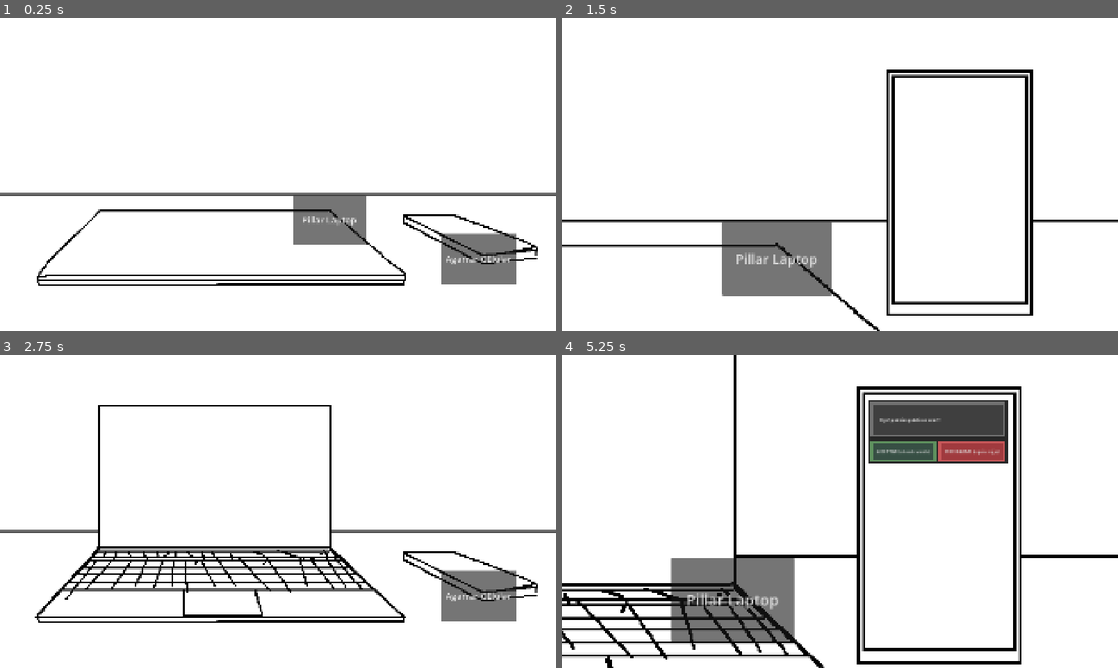
Above: before the commit, frames 1-4 (two rows, left to right).
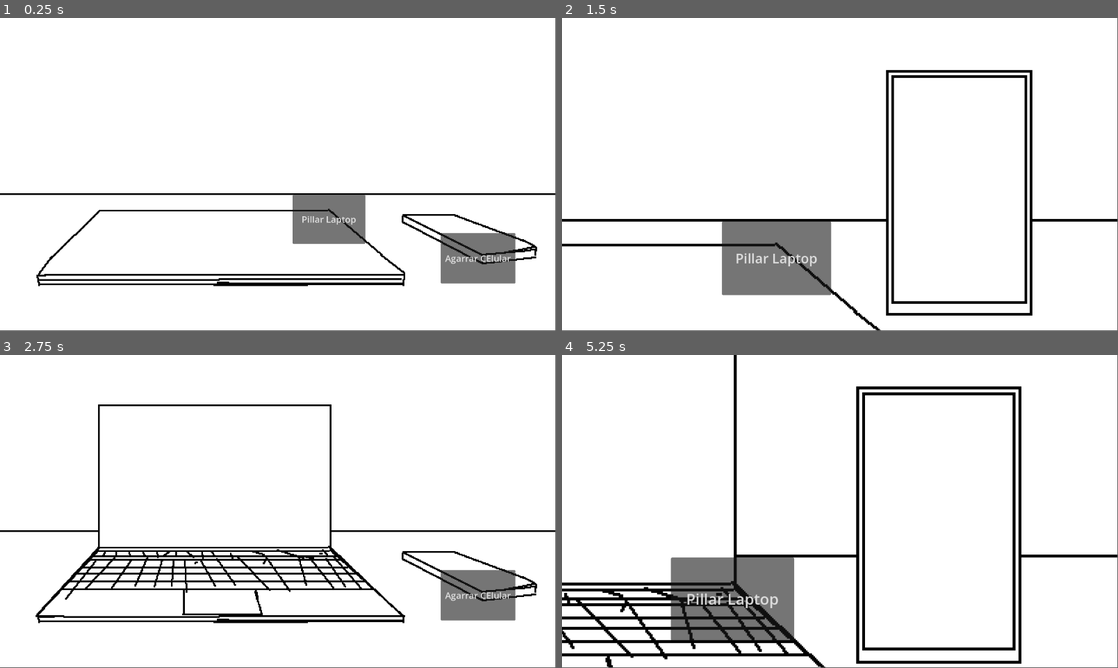
Above: after the commit, the same moments.

Repository: marcosnieto503-ui/JuegoFeriaGamer26-2Poo
Game: Godot game, scene res://Escenas/gameplay.tscn
The game is run twice, just before and just after one commit, with the same random seed, the same clock (stepped at 60 frames per second) and the same inputs.
Inputs (mouse positions are in pixels of both pictures, inside the frame that each line leads up to):
- Up to frame 1 (0.25 s): no input
- Up to frame 2 (1.5 s): click "Pillar Laptop" at 0.5 s; click "Agarrar CElular" at 1.25 s
- Up to frame 3 (2.75 s): click "Pillar Laptop" at 2 s
- Up to frame 4 (5.25 s): click "Agarrar CElular" at 2.75 s; click "Pillar Laptop" at 3.5 s; click "Agarrar CElular" at 4.25 s; tap Enter at 5 s; move the mouse to (962, 495) at 5.02 s; tap Space (espacio) at 5.1 s
In our replay, the window is 800x450 before the commit and 799x449 after it. These sizes can differ from the game's own. Grey fills any space a smaller window leaves; there, only what the larger window draws over its background counts as a difference.

The runs differ from the first frame. In frame 1, 3.6% of the frame differs, in the area x 0-100%, y 55-86%; in frame 2, 2.9%; in frame 3, 6.0%; in frame 4, 10%, in the area x 0-100%, y 0-100%.
Error after the commit: Invalid access to property or key 'publis' on a base object of type 'Node (Utils.gd)'. (res://Scripts/gameplay.gd:42)

Commit message:
mejora avance en manejo de archivos de texto

Diff:
--- /dev/null
+++ b/Scripts/Comentario.gd
@@ -0,0 +1,17 @@
+extends Node
+
+class_name Comentario
+
+var _texto :String
+var _id :int
+var _r1 :String
+var _r2 :String
+var _r3 :String
+var _rDefault :String = "(No responder)"
+
+func _init(texto:String,id:int,r1:String,r2:String,r3:String):
+	self._texto = texto
+	self._id = id
+	self._r1 = r1
+	self._r2 = r2
+	self._r3 = r3
--- /dev/null
+++ b/Scripts/Publicacion.gd
@@ -0,0 +1,28 @@
+extends Node
+
+class_name Publicacion
+
+var _textoNoti: String
+var _id: int
+var _tipo: String
+var _rutaRecurso: String
+var _textoPubli: String
+var _comentarios: Array
+
+func _init(textoNoti:String, id:int, tipo:String, dataPubli:String):
+	self._textoNoti = textoNoti
+	self._id = id
+	self._tipo = tipo
+	self._rutaRecurso = Utils.RUTAS_RECURSOS[id]
+	self._textoPubli = dataPubli
+	self._comentarios = []
+
+func get_textoNoti():
+	return self._textoNoti
+
+
+func addComentario(comentario:Comentario):
+	_comentarios.append(comentario)
+
+func getComentarioRandom():
+	return _comentarios.pick_random()
--- a/Scripts/Utils.gd
+++ b/Scripts/Utils.gd
@@ -1,6 +1,13 @@
 extends Node
 
-var publis = []
+var PUBLICACIONES = []
+
+const RUTAS_RECURSOS = {
+	1 :"ruta1",
+	2 :"ruta2",
+	3 :"ruta3",
+	4 :"ruta4"
+}
 #ee funciones utiles accesibnles desde todo el proyecto
 const rutaPublis = "res://Recursos/publicaciones.txt"
 
@@ -14,23 +21,42 @@
 		push_error("Error al abrir: " + str(FileAccess.get_open_error()))
 		return
 
-	var num_linea := 0
-	var textoNoti
-	var dataPublic: PackedStringArray = []
-	var leyendoPubli = false
-	var procesando = false
+	var tnA = "NULL"
+	var idA = "NULL"
+	var tipo = "NULL"
+	var tpArray = []
+
+	var estadoLectura = ""
 
 	while not archivo.eof_reached():
 		var linea = archivo.get_line()
 
-		if (linea.begins_with("#") and leyendoPubli == false):
-			textoNoti = linea.lstrip("#").rstrip("#")
+		linea = linea.strip_edges()
+		if linea.begins_with("//") or linea.begins_with(""):
+			continue
 
-		if (linea.begins_with("*") and procesando == false):
-			procesando = true
+		if linea.begins_with("#i"):
+			estadoLectura = "textoNoti"
 			continue
-		if (procesando):
-			if (linea.begins_with("*")):
-				publis.append(dataPublicacion.new(textoNoti,"\n".join(dataPublic)))
-				break
-			dataPublic.append(linea)
+		elif linea.begins_with("#f"):
+			if len(tpArray) == 0:
+				tpArray.append("NULL")
+				#contnad
+				#nand
+				#,,,,
+
+		match estadoLectura:
+			"textoNoti":
+				if linea.begins_with("-tn:"):
+					tnA = linea.trim_prefix("-tn:")
+					estadoLectura = "id"
+			"id":
+				if linea.begins_with("-id:"):
+					idA = linea.trim_prefix("-id:").to_int()
+					estadoLectura = "tipo"
+			"tipo":
+				if linea.begins_with("-tipo:"):
+					tipo = linea.trim_prefix("-tipo:")
+					estadoLectura = "textoPubli"
+			"textoPubli":
+				tpArray.append(linea)
--- a/Scripts/dataPublicacion.gd
+++ /dev/null
@@ -1,10 +0,0 @@
-extends Node
-
-class_name dataPublicacion
-
-var textoNoti = ""
-var dataPubli = ""
-
-func _init(textoNoti:String, dataPubli:String):
-	self.textoNoti = textoNoti
-	self.dataPubli = dataPubli
--- a/Scripts/gameplay.gd
+++ b/Scripts/gameplay.gd
@@ -28,20 +28,20 @@
 
 # Called every frame. 'delta' is the elapsed time since the previous frame.
 func _process(delta: float) -> void:
+	var p = Comentario.new("fuap",1,"2","2", "3")
 	#var pos_mundo = get_global_mouse_position()
 	#print(pos_mundo.x - 960, " , ", pos_mundo.y - 540) #coords en relacion a la camara(esta desfasada su origen es el centro)
 
 	if (Input.is_action_just_pressed("espacio")):
-		var notif = NOTIFICACION.instantiate()
-		notif.size_flags_horizontal = Control.SIZE_EXPAND_FILL
-		var publiData = Utils.publis[0]
-		cajaNotif.add_child(notif)
-		notif.asignarTextoNoti(publiData.textoNoti)
+		ingresarNoti()
 		print("pressed op")
 
-
-func ToLaptop():
-	pass
+func ingresarNoti(): #fuap funcion pa meter notificacion a el telefono
+	var notif = NOTIFICACION.instantiate()
+	notif.size_flags_horizontal = Control.SIZE_EXPAND_FILL
+	var publiData = Utils.publis[0]
+	cajaNotif.add_child(notif)
+	notif.asignarTextoNoti(publiData.get_textoNoti())
 
 func _ToCelular_Pressed() -> void:
 	print("I celular: ", C_Celular.get_index()) # debug
--- a/project.godot
+++ b/project.godot
@@ -23,8 +23,7 @@
 
 window/size/viewport_width=1920
 window/size/viewport_height=1080
-window/stretch/mode="canvas_items"
-window/stretch/aspect="expand"
+window/size/borderless=true
 
 [input]
 
Not shown, changed: Recursos/publicaciones.txt
Not shown, added: Scripts/Comentario.gd.uid
Renamed: Scripts/dataPublicacion.gd.uid -> Scripts/Publicacion.gd.uid
